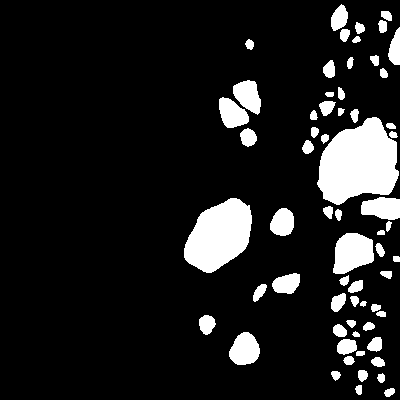
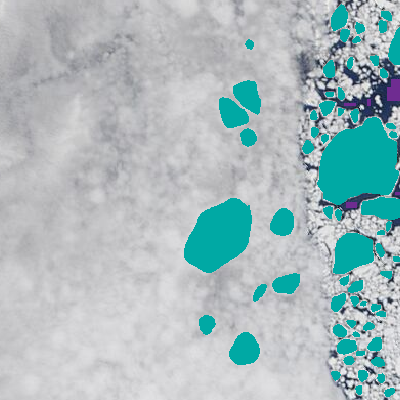
Layers edited between the first and the second 400 x 400 image:
hid "ice floes" (1st of 2) over <box>0,0,400,400</box>
added layer "water samples" (2nd of 2) above "landmask" over <box>344,79,400,208</box>
